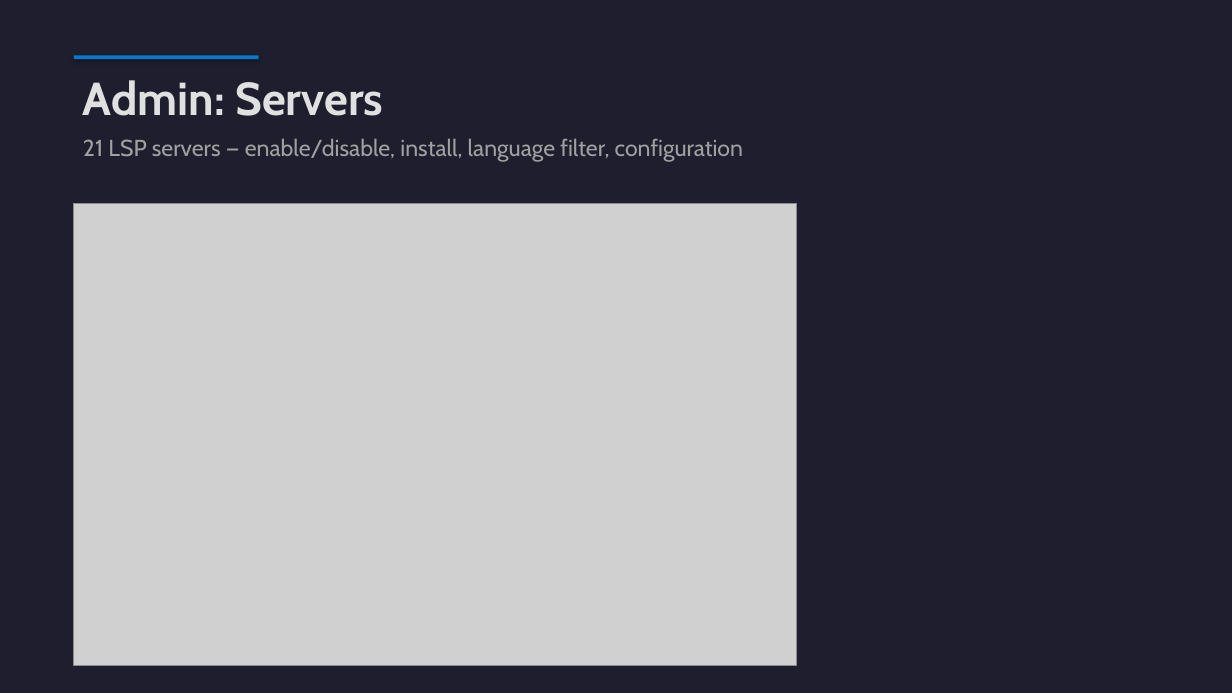
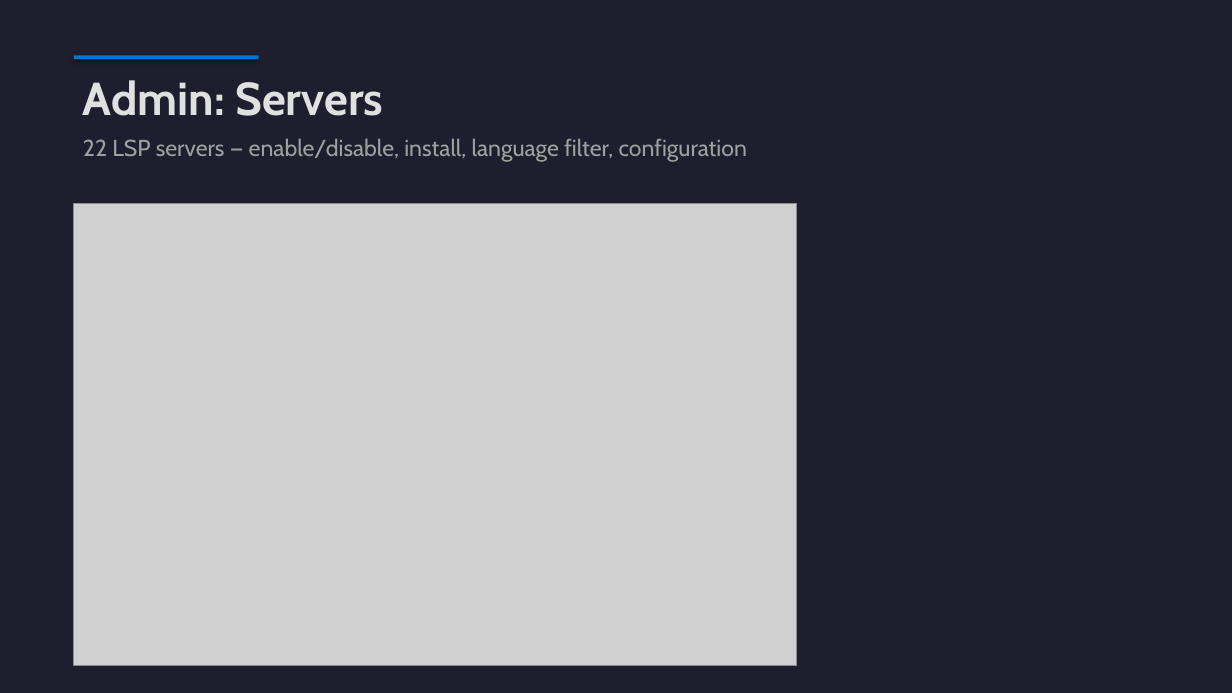
Before and after one commit to angelozerr/mcp-ade, a slide deck: slide 15 of presentation/MCP_LanguageTools.pptx. Drawn at 1232x693 pixels with LibreOffice and Linux fonts; fonts in the diff are those of the drawing; grey boxes stand for pictures. Boxes give left, top, right and bottom in pixels: in the first picture for what was removed or moved away, otherwise in the second. Text is boxed around its words. In the diff, an @@ line names an element or a change of style, - is before the commit and + after.

```diff
--- a/presentation/MCP_LanguageTools.pptx
+++ b/presentation/MCP_LanguageTools.pptx
@@ text at [83,138,747,162]: text changed @@
-21 LSP servers — enable/disable, install, language filter, configuration
+22 LSP servers — enable/disable, install, language filter, configuration
```
Also in this commit, not shown: 6 other slides changed.
